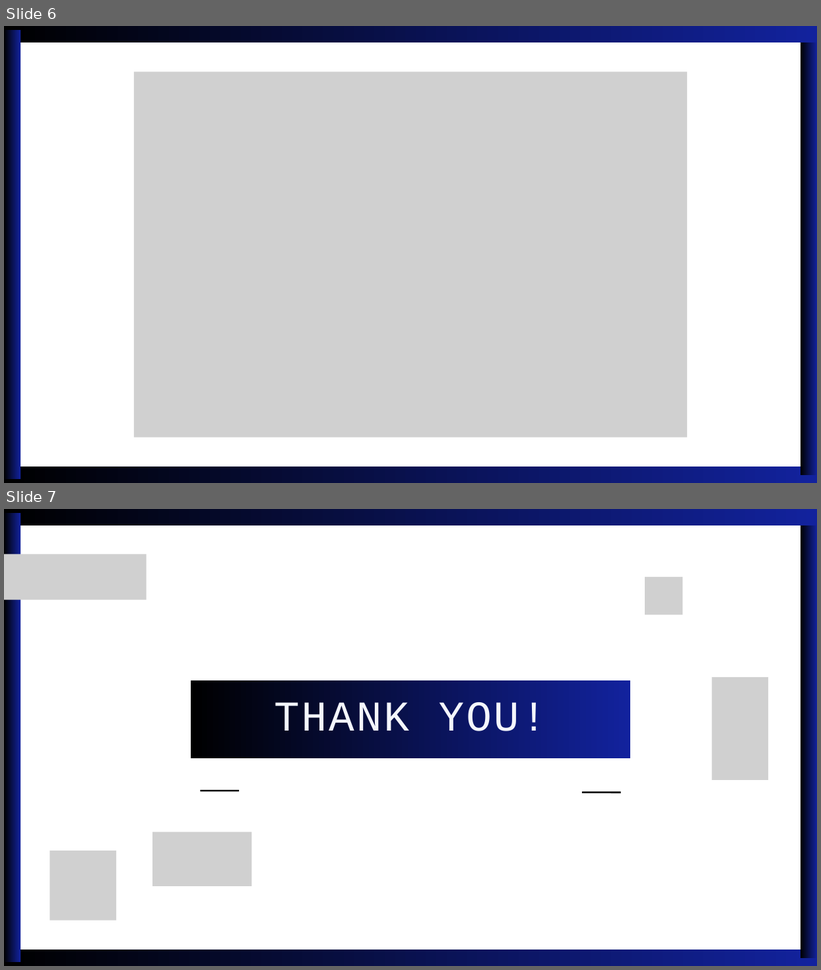
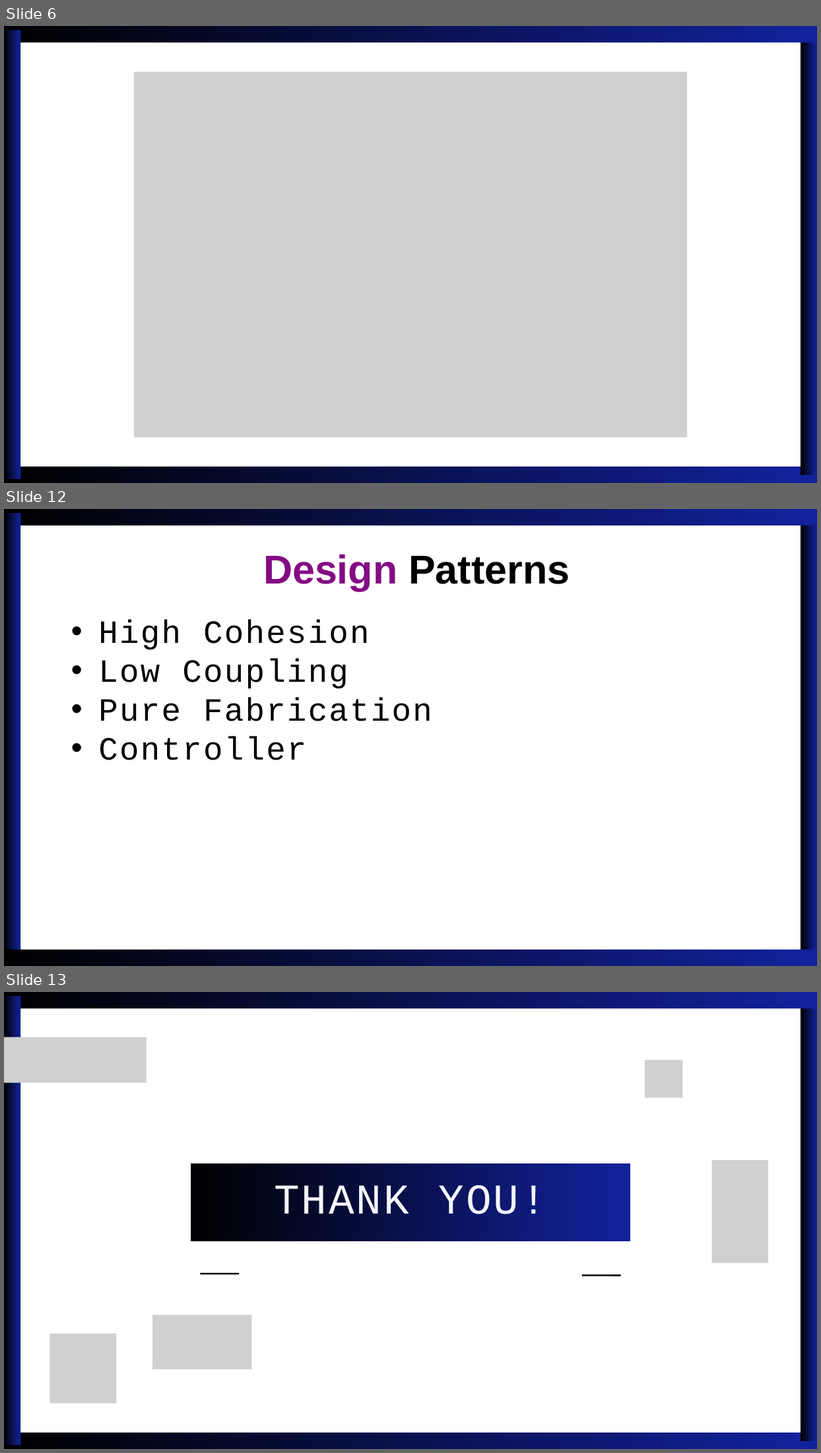
Before and after one commit to aliasif78/FoodMS, a slide deck: Presentation.pptx. Shown one above the other, each under a label of ours: slides 6 and 7 before the commit, slides 6, 12 and 13 after it; the slides between them are not shown. The pictures are 821x970 and 821x1453 pixels, drawn with LibreOffice and Linux fonts; fonts in the diff are those of the drawing; grey boxes stand for pictures. Boxes give left, top, right and bottom in pixels: in the first picture for what was removed or moved away, otherwise in the second. Text is boxed around its words. In the diff, an @@ line names an element or a change of style, - is before the commit and + after.

```diff
--- a/Presentation.pptx
+++ b/Presentation.pptx
@@ slide 12 added at (x1=4, y1=509, x2=817, y2=966), background #FFFFFF @@
@@ freeform shape added at (x1=4, y1=509, x2=817, y2=525), fill gradient #000000 to #12229D @@
@@ freeform shape added at (x1=4, y1=513, x2=20, y2=962), fill gradient #000000 to #12229D @@
@@ freeform shape added at (x1=801, y1=517, x2=817, y2=958), fill gradient #000000 to #12229D @@
@@ text added at (x1=263, y1=554, x2=570, y2=591), 71.2 pt, text #000000, bold @@
+Design Patterns
@@ text added at (x1=98, y1=620, x2=432, y2=760), 57.4 pt, text #000000 @@
+  • High Cohesion
+  • Low Coupling
+  • Pure Fabrication
+  • Controller
@@ freeform shape added at (x1=4, y1=950, x2=817, y2=966), fill gradient #000000 to #12229D @@
@@ what was slide 7 is now slide 13 @@
```
Also in this commit, not shown: 1 slide changed, 5 other slides added.
